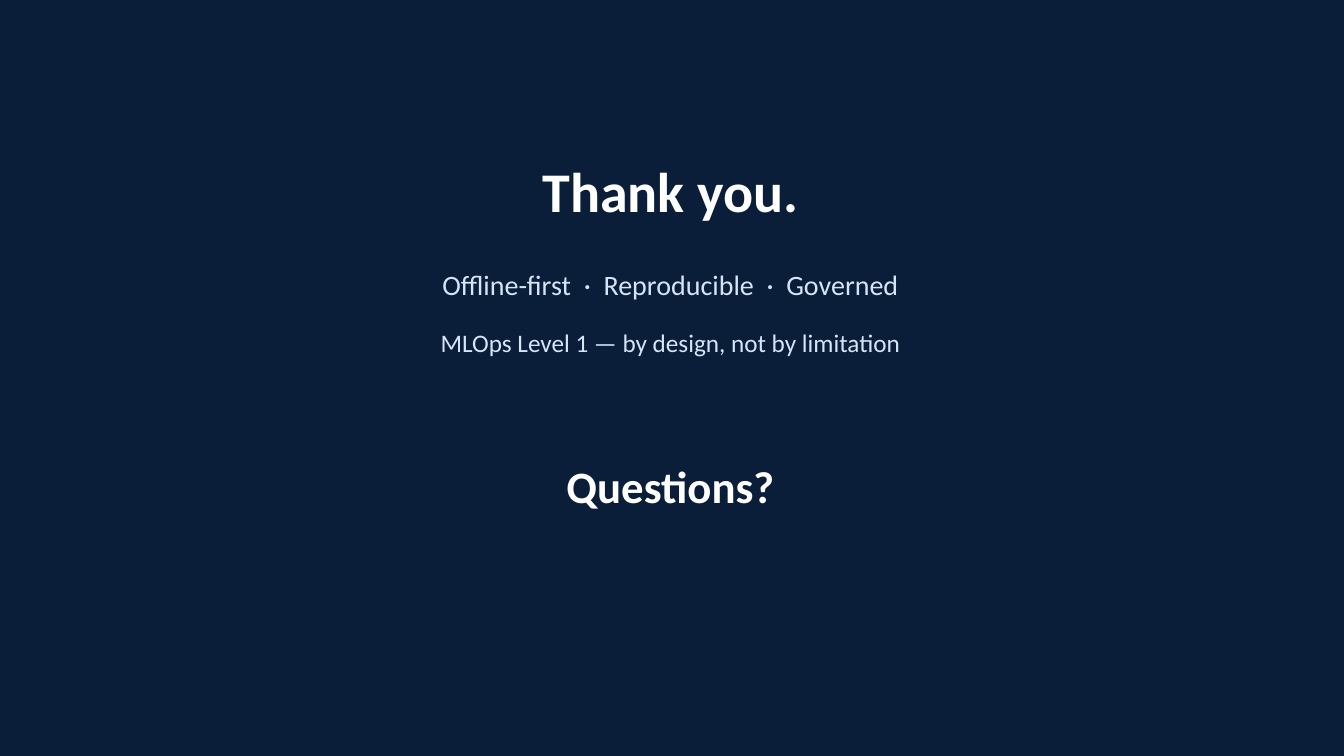
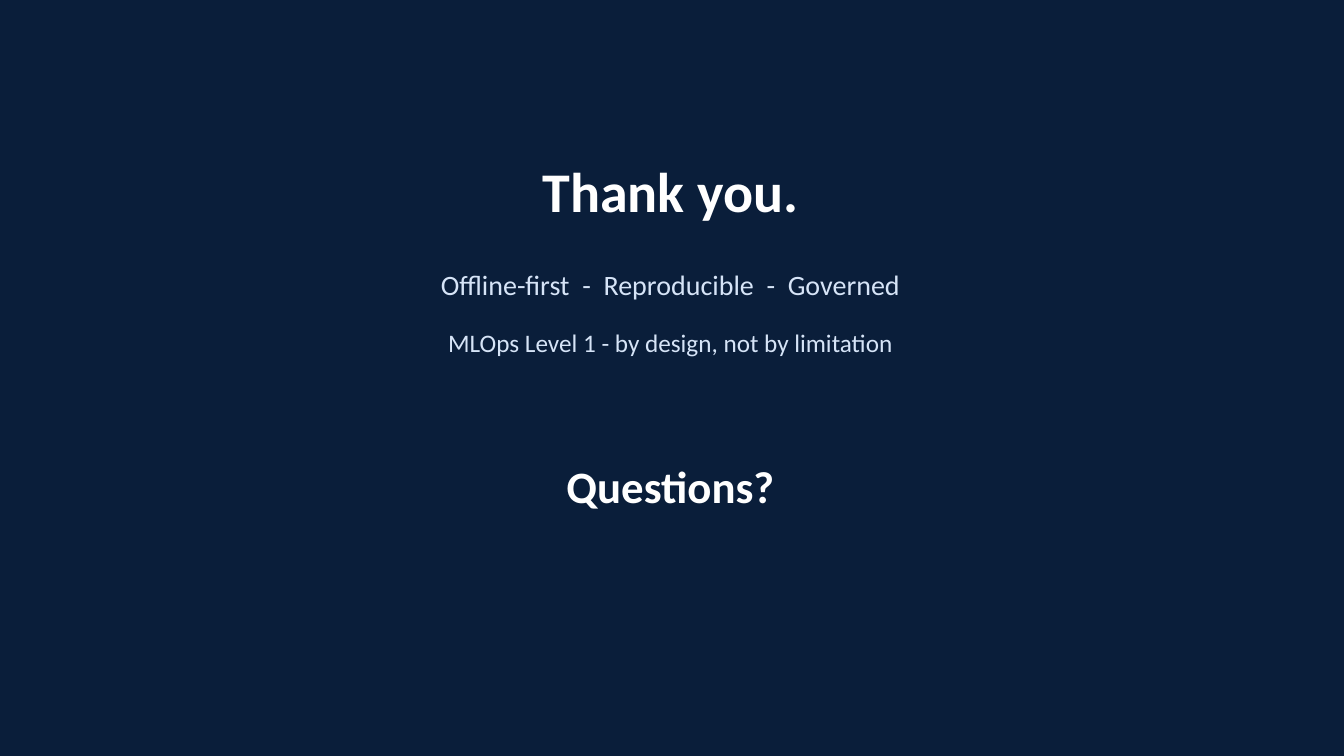
Before and after one commit to ShalinVachheta017/wearable-har-mlops-pipeline, a slide deck: slide 18 of internal/writing/defense_slides.pptx. Drawn at 1344x756 pixels with LibreOffice and Linux fonts; fonts in the diff are those of the drawing; background and template pictures are left out. Boxes give left, top, right and bottom in pixels: in the first picture for what was removed or moved away, otherwise in the second. Text is boxed around its words. In the diff, an @@ line names an element or a change of style, - is before the commit and + after.

```diff
--- a/internal/writing/defense_slides.pptx
+++ b/internal/writing/defense_slides.pptx
@@ text at <box>441,275,900,300</box>: text changed @@
-Offline-first · Reproducible · Governed
+Offline-first - Reproducible - Governed
@@ text at <box>448,334,892,357</box>: text changed @@
-MLOps Level 1 — by design, not by limitation
+MLOps Level 1 - by design, not by limitation
```
Also in this commit, not shown: 16 other slides changed, 2 other files.
